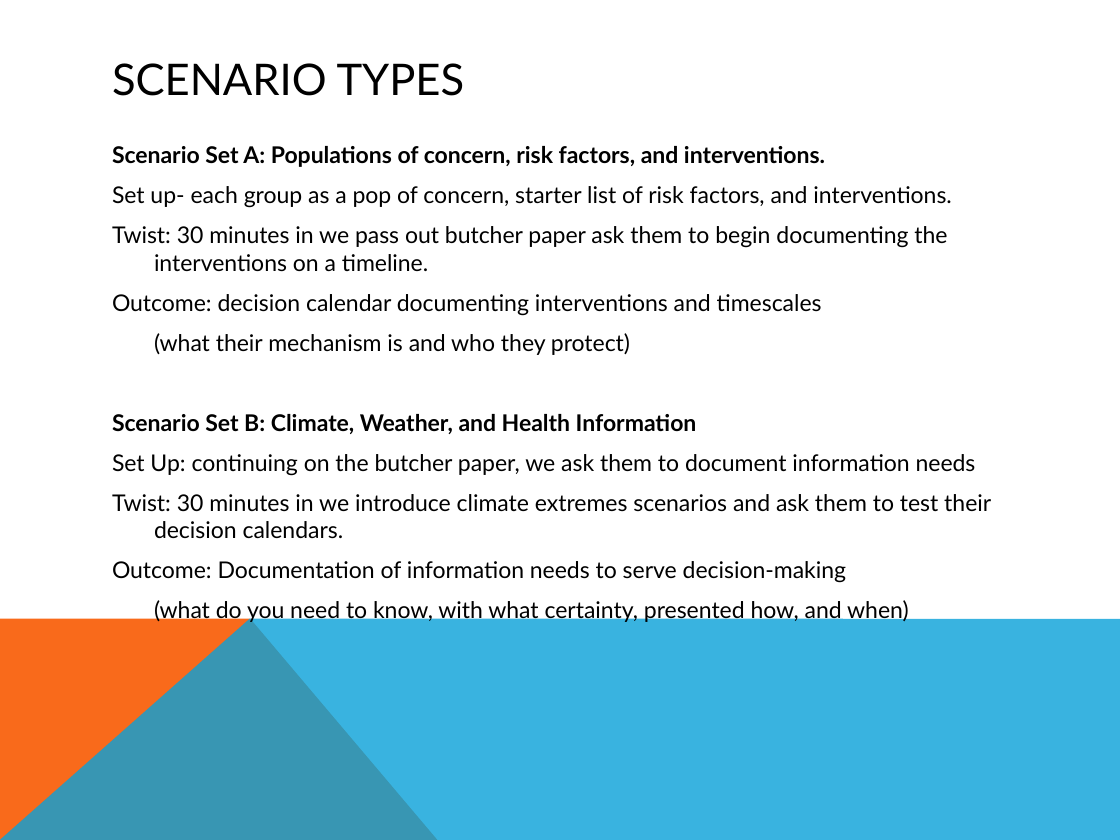
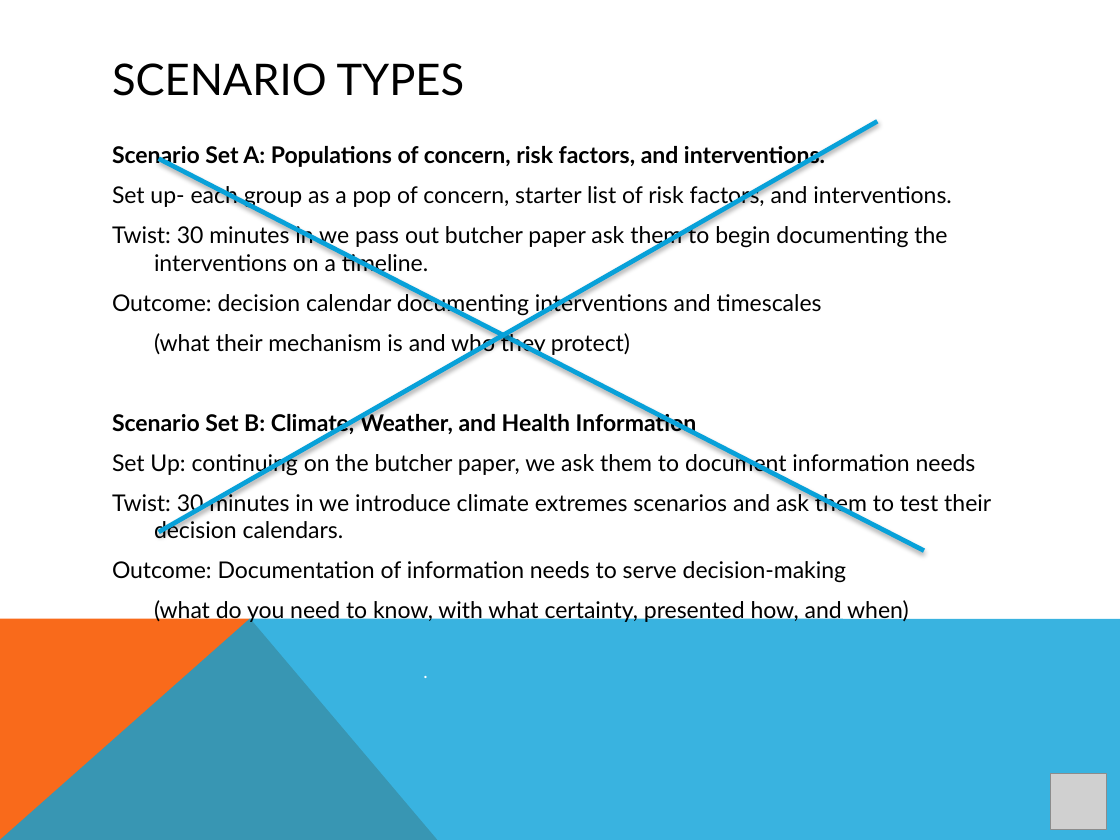
Before and after one commit to hunterjonesm/NIHHIS-Northeast, a slide deck: slide 8 of NIHHIS Use Cases Draft Process Document.pptx (slide 3 before the commit). Drawn at 1120x840 pixels with LibreOffice and Linux fonts; fonts in the diff are those of the drawing; grey boxes stand for pictures. Boxes give left, top, right and bottom in pixels: in the first picture for what was removed or moved away, otherwise in the second. Text is boxed around its words. In the diff, an @@ line names an element or a change of style, - is before the commit and + after.

```diff
--- a/NIHHIS Use Cases Draft Process Document.pptx
+++ b/NIHHIS Use Cases Draft Process Document.pptx
@@ line added from (159, 532) to (877, 121), #08A1D9 3 pt @@
@@ line added from (159, 159) to (924, 551), #08A1D9 3 pt @@
@@ text added at [412,654,1000,688], 12 pt, text #FFFFFF @@
+.
@@ picture added at [1051,774,1107,830] @@
```
Also in this commit, not shown: 3 other slides changed, 10 slides added.
